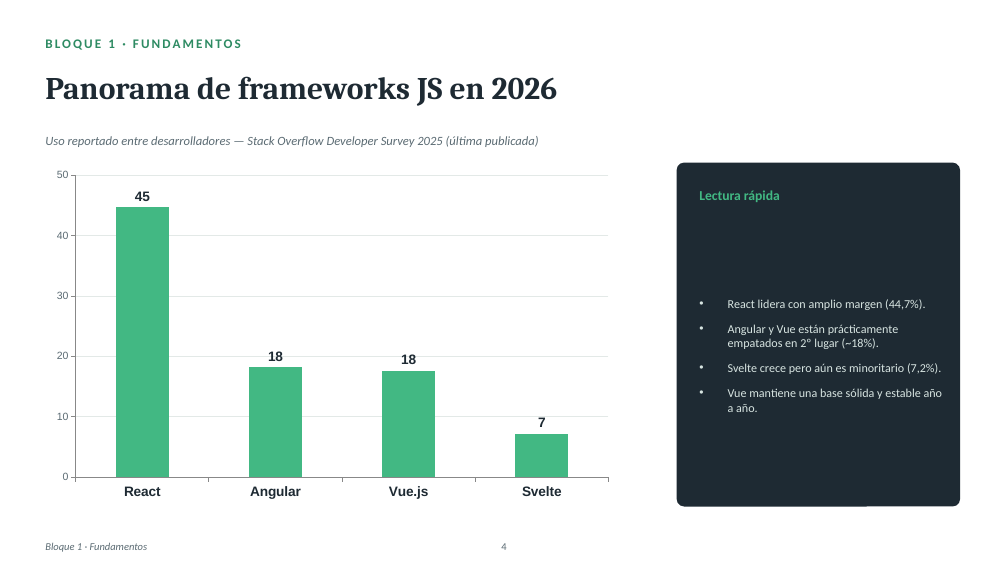
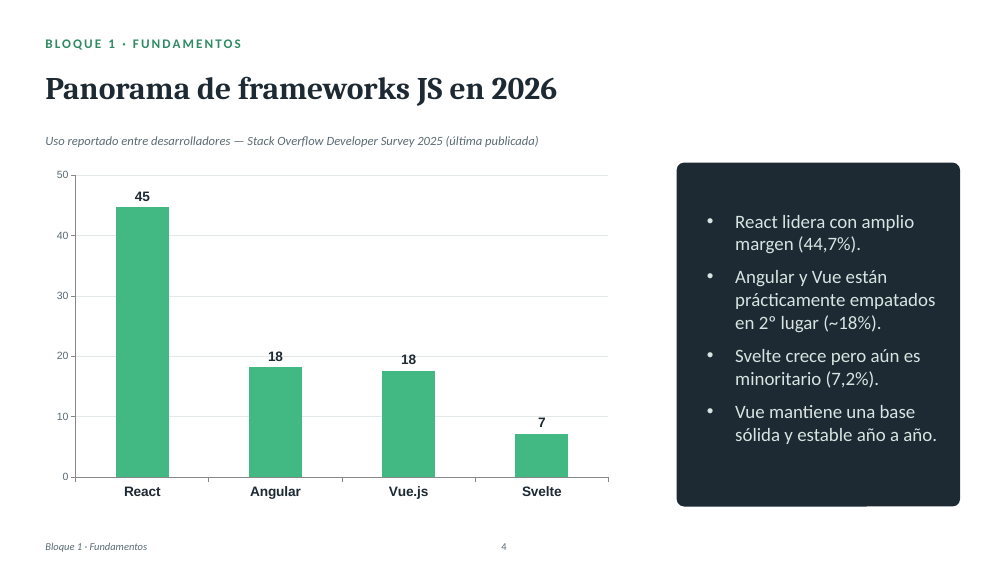
Before and after one commit to Agro-Ros-DSS-UTN/PoC, a slide deck: slide 5 of Vue_vs_React_PoC (2).pptx. Drawn at 1008x567 pixels with LibreOffice and Linux fonts; fonts in the diff are those of the drawing. Boxes give left, top, right and bottom in pixels: in the first picture for what was removed or moved away, otherwise in the second. Text is boxed around its words. In the diff, an @@ line names an element or a change of style, - is before the commit and + after.

```diff
--- a/Vue_vs_React_PoC (2).pptx
+++ b/Vue_vs_React_PoC (2).pptx
@@ text removed at [699,190,780,202] @@
-Lectura rápida
@@ text "React lidera con amplio margen ...": place and size @@
-text "React lidera con amplio margen ..." at [728,299,943,412]
+text "React lidera con amplio margen ..." at [735,215,937,444]
@@ text "React lidera con amplio margen ..." at [735,215,937,444]: size 11.5 to 18 pt @@
```
Also in this commit, not shown: 34 other slides changed.
